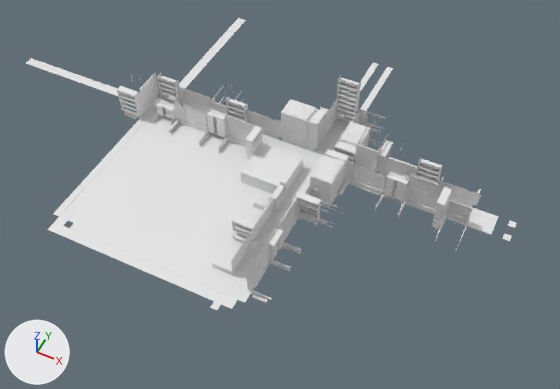
An edit to the glTF model Assets/Art/NIvel 1/Modelos/Nivel 1 fr.glb, drawn before and after from the same camera.
Both versions are drawn from a 50 mm lens placed at (154.0, -374.0, 417.0), pointed at (-18.0, -29.0, -14.0). Arrows for +X, +Y and +Z are at lower left; the lights stay in place. The picture after the commit comes second. Where no turn or scale is listed for an object, it has been applied to the vertices.

The older version as bpy lines, for what is in view:
```python
me_calle_001 = bpy.data.meshes.new('Calle.001')
me_calle_001.from_pydata([(3.9, -65.0, 0.0), (-3.9, -65.0, 0.0), (3.9, 65.0, 0.0), (-3.9, 65.0, 0.0)], [], [(3, 1, 0), (3, 0, 2)])
me_parte_del_medio_sin_recortar_017 = bpy.data.meshes.new('Parte del medio sin recortar.017')
me_parte_del_medio_sin_recortar_017.from_pydata(...)  # 827 vertices, 1102 faces; spans x -8.2..8.1, y -15.1..14.9, z -4.6..28.5
# faces by material slot: [958, 144]
me_parte_del_medio_sin_recortar_017.materials.append(mat_ground_004)  # white #e7e7e7
me_parte_del_medio_sin_recortar_017.materials.append(mat_hotel_glas_004)  # white #e7e7e7
me_parte_del_medio_sin_recortar_023 = bpy.data.meshes.new('Parte del medio sin recortar.023')
me_parte_del_medio_sin_recortar_023.from_pydata(...)  # 386 vertices, 477 faces; spans x -8.1..8.1, y 2.9..14.9, z -4.6..20.5
# faces by material slot: [453, 24]
me_parte_del_medio_sin_recortar_023.materials.append(mat_ground_004)  # white #e7e7e7
me_parte_del_medio_sin_recortar_023.materials.append(mat_hotel_glas_004)  # white #e7e7e7
ob_calle_004 = bpy.data.objects.new('Calle.004', me_calle_001)
ob_calle_004.location = (-137.8, -68.9, 0.0)
ob_parte_del_medio_sin_recortar_048 = bpy.data.objects.new('Parte del medio sin recortar.048', me_parte_del_medio_sin_recortar_017)
ob_parte_del_medio_sin_recortar_048.location = (16.5, -67.5, 4.9)
ob_parte_del_medio_sin_recortar_054 = bpy.data.objects.new('Parte del medio sin recortar.054', me_parte_del_medio_sin_recortar_023)
ob_parte_del_medio_sin_recortar_054.location = (-81.2, -21.1, 4.9)
# also in view: 'Parte del medio sin recortar.051' at (-17.0, -74.0, 12.0); 'Parte del medio sin recortar.055' at (-58.0, -16.0, 17.0); 'Vereda 2.007' at (-69.0, 0.0, 0.0); 'Parte del medio sin recortar.043' at (0.0, 52.0, 22.0); 'Parte del medio sin recortar.061' at (-154.0, -6.0, 17.0)
```
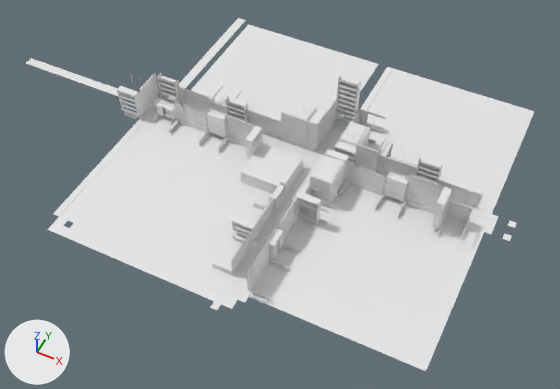
What differs and where, as boxes [x1, y1, x2, y2] in the pictures (560 x 389 px):
'Vereda.005', added
    after: [249, 182, 484, 371]
'Vereda.007', added
    after: [364, 69, 535, 214]
'Vereda.008', added
    after: [180, 24, 373, 144]

What changed in the scene script:
```text
Add me_vereda_004:
    me_vereda_004.from_pydata([(59.8, -59.8, 0.1), (-59.8, -59.8, 0.1), (-59.8, 59.8, 0.1), (59.8, 59.8, 0.1)], [], [(2, 1, 0), (2, 0, 3)])
Add ob_vereda_008:
    ob_vereda_008 = bpy.data.objects.new('Vereda.008', me_vereda_004)
    ob_vereda_008.location = (-68.9, 68.9, 0.1)
Add ob_vereda_007:
    ob_vereda_007 = bpy.data.objects.new('Vereda.007', me_vereda_004.copy())
    ob_vereda_007.location = (69.1, 68.9, 0.1)
Add ob_vereda_005:
    ob_vereda_005 = bpy.data.objects.new('Vereda.005', me_vereda_004.copy())
    ob_vereda_005.location = (69.1, -68.9, 0.1)
```
